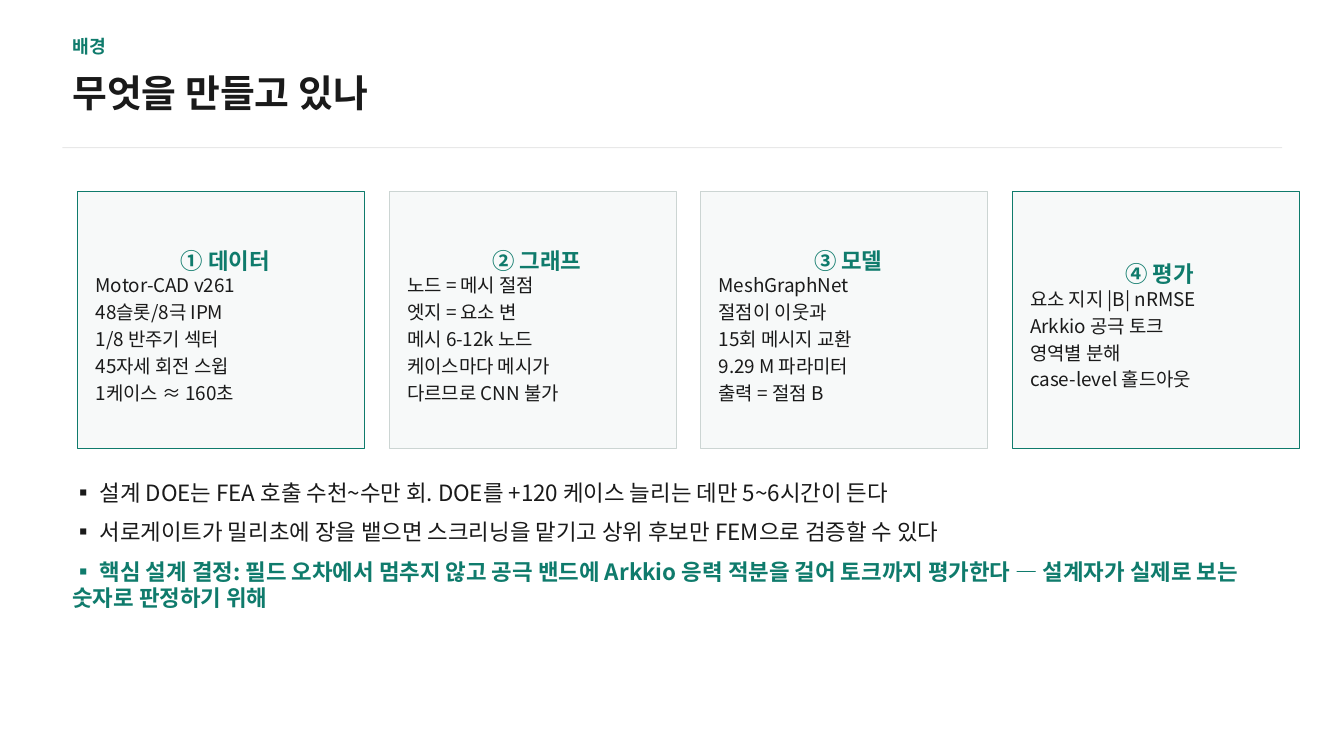
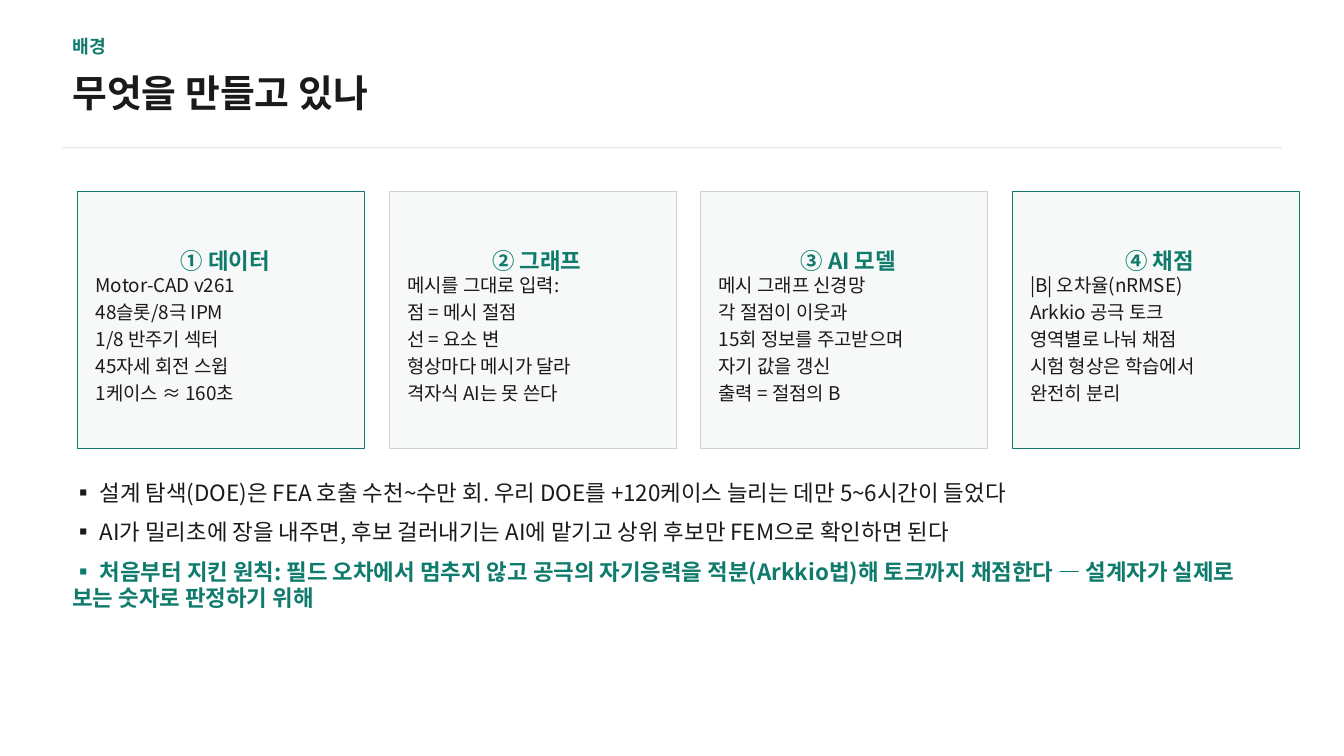
Before and after one commit to enjoyneer87/EveryMotor, a slide deck: slide 3 of results/viz/motorai_seminar_20260807.pptx. Drawn at 1344x756 pixels with LibreOffice and Linux fonts; fonts in the diff are those of the drawing. Boxes give left, top, right and bottom in pixels: in the first picture for what was removed or moved away, otherwise in the second. Text is boxed around its words. In the diff, an @@ line names an element or a change of style, - is before the commit and + after.

```diff
--- a/results/viz/motorai_seminar_20260807.pptx
+++ b/results/viz/motorai_seminar_20260807.pptx
@@ text in rectangle at bbox=[719, 250, 904, 402]: text changed @@
-③ 모델
-MeshGraphNet
-절점이 이웃과
-15회 메시지 교환
-9.29 M 파라미터
-출력 = 절점 B
+③ AI 모델
+메시 그래프 신경망
+각 절점이 이웃과
+15회 정보를 주고받으며
+자기 값을 갱신
+출력 = 절점의 B
@@ text in rectangle at bbox=[1030, 250, 1194, 298]: text changed @@
-④ 평가
-요소 지지 |B| nRMSE
+④ 채점
+|B| 오차율(nRMSE)
@@ text in rectangle at bbox=[407, 276, 572, 402]: text changed @@
-노드 = 메시 절점
-엣지 = 요소 변
-메시 6-12k 노드
-케이스마다 메시가
-다르므로 CNN 불가
+메시를 그대로 입력:
+점 = 메시 절점
+선 = 요소 변
+형상마다 메시가 달라
+격자식 AI는 못 쓴다
@@ text in rectangle at bbox=[1030, 330, 1194, 402]: text changed @@
-영역별 분해
-case-level 홀드아웃
+영역별로 나눠 채점
+시험 형상은 학습에서
+완전히 분리
@@ text at bbox=[72, 482, 1235, 608]: text changed @@
-▪ 설계 DOE는 FEA 호출 수천~수만 회. DOE를 +120 케이스 늘리는 데만 5~6시간이 든다
-▪ 서로게이트가 밀리초에 장을 뱉으면 스크리닝을 맡기고 상위 후보만 FEM으로 검증할 수 있다
-▪ 핵심 설계 결정: 필드 오차에서 멈추지 않고 공극 밴드에 Arkkio 응력 적분을 걸어 토크까지 평가한다 — 설계자가 실제로 보는 숫자로 판정하기 위해
+▪ 설계 탐색(DOE)은 FEA 호출 수천~수만 회. 우리 DOE를 +120케이스 늘리는 데만 5~6시간이 들었다
+▪ AI가 밀리초에 장을 내주면, 후보 걸러내기는 AI에 맡기고 상위 후보만 FEM으로 확인하면 된다
+▪ 처음부터 지킨 원칙: 필드 오차에서 멈추지 않고 공극의 자기응력을 적분(Arkkio법)해 토크까지 채점한다 — 설계자가 실제로 보는 숫자로 판정하기 위해
```
Also in this commit, not shown: 13 other slides changed, 3 slides added, 4 other files.
